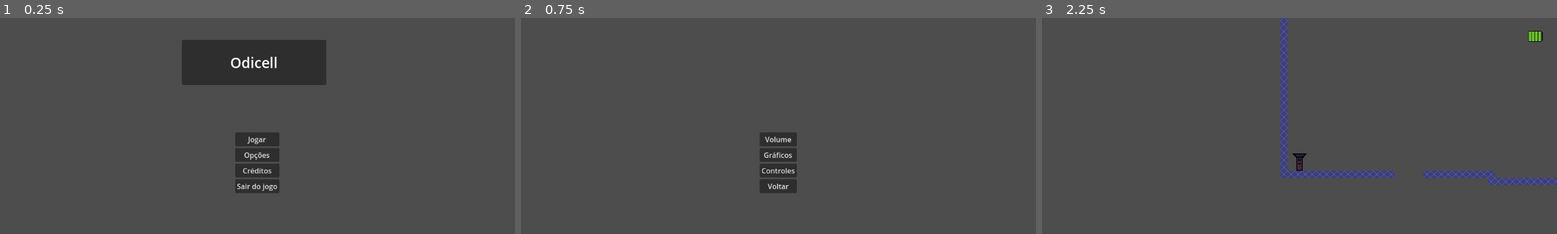
Above: before the commit, frames 1-3 (left to right).
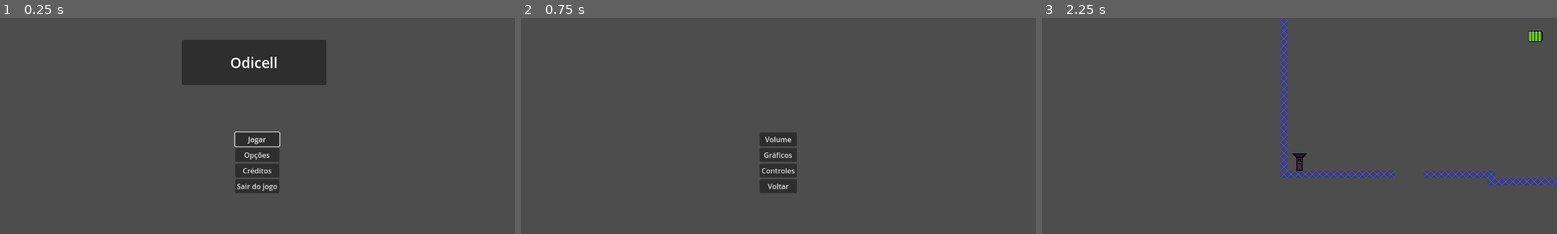
Above: after the commit, the same moments.

Repository: qfaxas/alpha_odicell
Game: Godot game, scene res://cenas/menu_principal.tscn
The game is run twice, just before and just after one commit, with the same random seed, the same clock (stepped at 60 frames per second) and the same inputs.
Inputs:
- Up to frame 1 (0.25 s): no input
- Up to frame 2 (0.75 s): click "Opções" at 0.5 s
- Up to frame 3 (2.25 s): click "Voltar" at 1.25 s; click "Jogar" at 2 s

The runs differ from the first frame. In frame 1, 0.1% of the frame differs, in the area x 45-55%, y 52-60%; in frame 2, nothing differs; in frame 3, nothing differs.

Commit message:
suporte pra controle parcial

Diff:
--- a/cenas/menu_morte.tscn
+++ b/cenas/menu_morte.tscn
@@ -1,6 +1,7 @@
-[gd_scene load_steps=2 format=3 uid="uid://b4u8u7dadoalk"]
+[gd_scene load_steps=3 format=3 uid="uid://b4u8u7dadoalk"]
 
 [ext_resource type="Script" path="res://scripts/menu_morte.gd" id="1_33qw5"]
+[ext_resource type="Script" path="res://scripts/restart_button.gd" id="2_vi0yw"]
 
 [node name="menu_morte" type="Control"]
 layout_mode = 3
@@ -30,14 +31,21 @@
 
 [node name="restart" type="Button" parent="MarginContainer/VBoxContainer"]
 layout_mode = 2
+focus_neighbor_top = NodePath("../back")
+focus_neighbor_bottom = NodePath("../options")
 text = "Reiniciar"
+script = ExtResource("2_vi0yw")
 
 [node name="options" type="Button" parent="MarginContainer/VBoxContainer"]
 layout_mode = 2
+focus_neighbor_top = NodePath("../restart")
+focus_neighbor_bottom = NodePath("../back")
 text = "Opções"
 
 [node name="back" type="Button" parent="MarginContainer/VBoxContainer"]
 layout_mode = 2
+focus_neighbor_top = NodePath("../options")
+focus_neighbor_bottom = NodePath("../restart")
 text = "Voltar para o Menu"
 
 [node name="Label" type="Label" parent="MarginContainer"]
--- a/cenas/menu_opcoes.tscn
+++ b/cenas/menu_opcoes.tscn
@@ -1,6 +1,7 @@
-[gd_scene load_steps=2 format=3 uid="uid://d1jxpw8vdu2fs"]
+[gd_scene load_steps=3 format=3 uid="uid://d1jxpw8vdu2fs"]
 
 [ext_resource type="Script" path="res://scripts/menu_opcoes.gd" id="1_dp5ff"]
+[ext_resource type="Script" path="res://scripts/volume_button.gd" id="2_6epo6"]
 
 [node name="menu_opcoes" type="Control"]
 layout_mode = 3
@@ -31,18 +32,27 @@
 
 [node name="volume_button" type="Button" parent="MarginContainer/VBoxContainer"]
 layout_mode = 2
+focus_neighbor_top = NodePath("../voltar")
+focus_neighbor_bottom = NodePath("../graphs_button")
 text = "Volume"
+script = ExtResource("2_6epo6")
 
 [node name="graphs_button" type="Button" parent="MarginContainer/VBoxContainer"]
 layout_mode = 2
+focus_neighbor_top = NodePath("../volume_button")
+focus_neighbor_bottom = NodePath("../control_remap")
 text = "Gráficos"
 
 [node name="control_remap" type="Button" parent="MarginContainer/VBoxContainer"]
 layout_mode = 2
+focus_neighbor_top = NodePath("../graphs_button")
+focus_neighbor_bottom = NodePath("../voltar")
 text = "Controles"
 
 [node name="voltar" type="Button" parent="MarginContainer/VBoxContainer"]
 layout_mode = 2
+focus_neighbor_top = NodePath("../control_remap")
+focus_neighbor_bottom = NodePath(".")
 text = "Voltar"
 
 [connection signal="pressed" from="MarginContainer/VBoxContainer/volume_button" to="." method="_on_volume_button_pressed"]
--- a/cenas/menu_pause.tscn
+++ b/cenas/menu_pause.tscn
@@ -1,6 +1,7 @@
-[gd_scene load_steps=2 format=3 uid="uid://dxq8hch18qwm6"]
+[gd_scene load_steps=3 format=3 uid="uid://dxq8hch18qwm6"]
 
 [ext_resource type="Script" path="res://scripts/menu_pause.gd" id="1_c7xod"]
+[ext_resource type="Script" path="res://scripts/resume_button.gd" id="2_ej6jr"]
 
 [node name="menu_pause" type="Control"]
 process_mode = 3
@@ -29,15 +30,16 @@
 size_flags_horizontal = 4
 size_flags_vertical = 4
 
-[node name="resume" type="Button" parent="MarginContainer/VBoxContainer"]
+[node name="resume_button" type="Button" parent="MarginContainer/VBoxContainer"]
 layout_mode = 2
 focus_neighbor_top = NodePath("../back2menu")
 focus_neighbor_bottom = NodePath("../restart")
 text = "Resume"
+script = ExtResource("2_ej6jr")
 
 [node name="restart" type="Button" parent="MarginContainer/VBoxContainer"]
 layout_mode = 2
-focus_neighbor_top = NodePath("../resume")
+focus_neighbor_top = NodePath("../resume_button")
 focus_neighbor_bottom = NodePath("../options")
 text = "Reiniciar "
 
@@ -50,10 +52,10 @@
 [node name="back2menu" type="Button" parent="MarginContainer/VBoxContainer"]
 layout_mode = 2
 focus_neighbor_top = NodePath("../options")
-focus_neighbor_bottom = NodePath("../resume")
+focus_neighbor_bottom = NodePath("../resume_button")
 text = "Voltar para o Menu"
 
-[connection signal="pressed" from="MarginContainer/VBoxContainer/resume" to="." method="_on_resume_pressed"]
+[connection signal="pressed" from="MarginContainer/VBoxContainer/resume_button" to="." method="_on_resume_pressed"]
 [connection signal="pressed" from="MarginContainer/VBoxContainer/restart" to="." method="_on_restart_pressed"]
 [connection signal="pressed" from="MarginContainer/VBoxContainer/options" to="." method="_on_options_pressed"]
 [connection signal="pressed" from="MarginContainer/VBoxContainer/back2menu" to="." method="_on_back_2_menu_pressed"]
--- a/cenas/menu_principal.tscn
+++ b/cenas/menu_principal.tscn
@@ -1,6 +1,7 @@
-[gd_scene load_steps=2 format=3 uid="uid://dbsubf88c43i6"]
+[gd_scene load_steps=3 format=3 uid="uid://dbsubf88c43i6"]
 
 [ext_resource type="Script" path="res://scripts/menu_principal.gd" id="1_k1wqs"]
+[ext_resource type="Script" path="res://scripts/play_button.gd" id="2_3utgu"]
 
 [node name="menu_principal" type="Control"]
 layout_mode = 3
@@ -32,18 +33,27 @@
 
 [node name="play_button" type="Button" parent="MarginContainer/VBoxContainer"]
 layout_mode = 2
+focus_neighbor_top = NodePath("../exit_button")
+focus_neighbor_bottom = NodePath("../options_button")
 text = "Jogar"
+script = ExtResource("2_3utgu")
 
 [node name="options_button" type="Button" parent="MarginContainer/VBoxContainer"]
 layout_mode = 2
+focus_neighbor_top = NodePath("../play_button")
+focus_neighbor_bottom = NodePath("../credits_button")
 text = "Opções"
 
 [node name="credits_button" type="Button" parent="MarginContainer/VBoxContainer"]
 layout_mode = 2
+focus_neighbor_top = NodePath("../options_button")
+focus_neighbor_bottom = NodePath("../exit_button")
 text = "Créditos"
 
 [node name="exit_button" type="Button" parent="MarginContainer/VBoxContainer"]
 layout_mode = 2
+focus_neighbor_top = NodePath("../credits_button")
+focus_neighbor_bottom = NodePath("../play_button")
 text = "Sair do jogo"
 
 [node name="PanelContainer" type="PanelContainer" parent="."]
--- a/project.godot
+++ b/project.godot
@@ -21,6 +21,14 @@
 
 [input]
 
+ui_accept={
+"deadzone": 0.5,
+"events": [Object(InputEventKey,"resource_local_to_scene":false,"resource_name":"","device":0,"window_id":0,"alt_pressed":false,"shift_pressed":false,"ctrl_pressed":false,"meta_pressed":false,"pressed":false,"keycode":4194309,"physical_keycode":0,"key_label":0,"unicode":0,"echo":false,"script":null)
+, Object(InputEventKey,"resource_local_to_scene":false,"resource_name":"","device":0,"window_id":0,"alt_pressed":false,"shift_pressed":false,"ctrl_pressed":false,"meta_pressed":false,"pressed":false,"keycode":4194310,"physical_keycode":0,"key_label":0,"unicode":0,"echo":false,"script":null)
+, Object(InputEventKey,"resource_local_to_scene":false,"resource_name":"","device":0,"window_id":0,"alt_pressed":false,"shift_pressed":false,"ctrl_pressed":false,"meta_pressed":false,"pressed":false,"keycode":32,"physical_keycode":0,"key_label":0,"unicode":32,"echo":false,"script":null)
+, Object(InputEventJoypadButton,"resource_local_to_scene":false,"resource_name":"","device":-1,"button_index":0,"pressure":0.0,"pressed":true,"script":null)
+]
+}
 left={
 "deadzone": 0.5,
 "events": [Object(InputEventKey,"resource_local_to_scene":false,"resource_name":"","device":-1,"window_id":0,"alt_pressed":false,"shift_pressed":false,"ctrl_pressed":false,"meta_pressed":false,"pressed":false,"keycode":0,"physical_keycode":65,"key_label":0,"unicode":97,"echo":false,"script":null)
--- /dev/null
+++ b/scripts/play_button.gd
@@ -0,0 +1,4 @@
+extends Button
+
+func _ready():
+	grab_focus()
--- /dev/null
+++ b/scripts/restart_button.gd
@@ -0,0 +1,6 @@
+extends Button
+
+
+# Called when the node enters the scene tree for the first time.
+func _ready():
+	grab_focus()
--- /dev/null
+++ b/scripts/resume_button.gd
@@ -0,0 +1,6 @@
+extends Button
+
+
+# Called when the node enters the scene tree for the first time.
+func _ready():
+	grab_focus()
